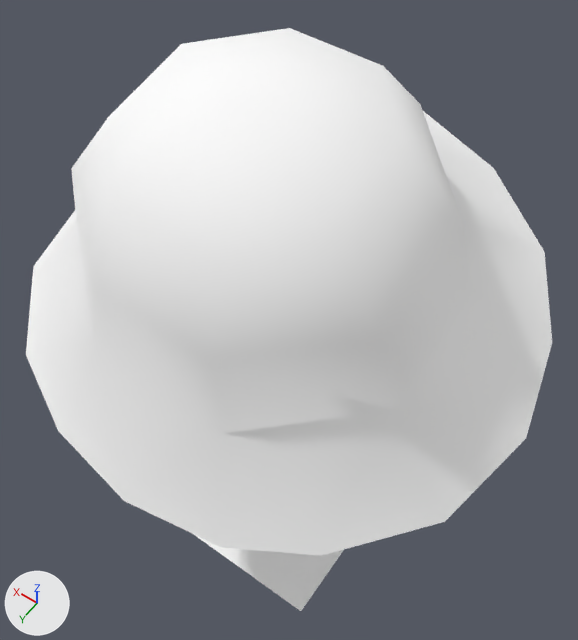
The glTF model public/3d/item/model__item__room.ofs_2897_0/2897head060_c.gltf as it was, and as the next commit left it.
Camera for both pictures: a 50 mm lens placed at (-0.546, 0.726, 1.781), pointed at (-0.001, -0.038, 0.581). The lights are fixed; the arrows at lower left show +X, +Y and +Z. The first picture is the older version.

The first picture shows '2897head060_c'.
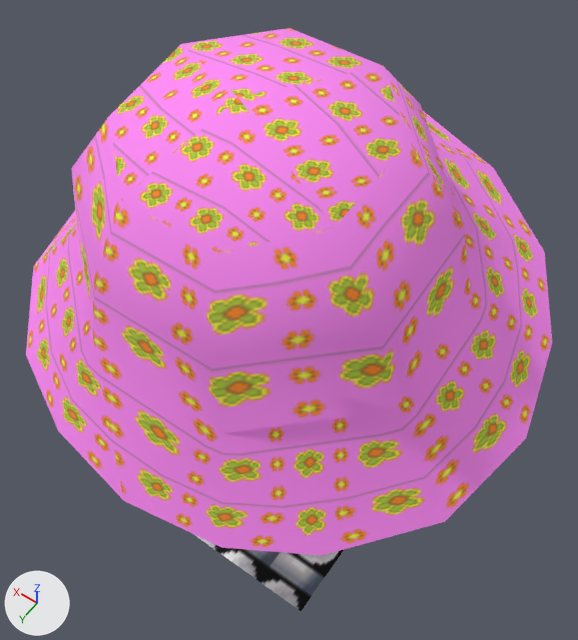
Changed parts and their boxes (x1, y1, x2, y2) in the pictures (578 x 640 px):
'2897head060_c', surface changed (white to pink): (26, 28, 552, 611) in both

The edits, one by one:
Picture 'zc08_hat' (img_zc08_hat) is new.
Picture 'h_mane00' (img_h_mane00) is new.
In material 'mane00_tex' (mat_mane00_tex), base_color is no longer (1.0, 1.0, 1.0), white #ffffff.
In material 'mane00_tex' (mat_mane00_tex), texture is now set to img_h_mane00.
In material 'zc08_hat60' (mat_zc08_hat60), base_color is no longer (1.0, 1.0, 1.0), white #ffffff.
In material 'zc08_hat60' (mat_zc08_hat60), texture is now set to img_zc08_hat.
